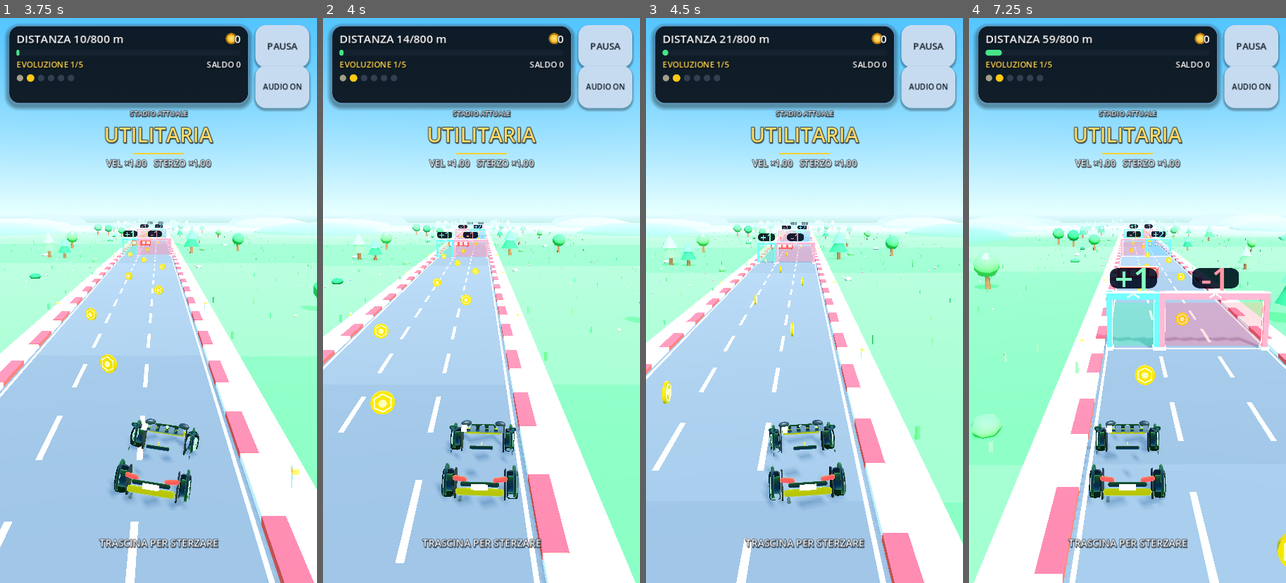
Above: before the commit, frames 1-4 (left to right).
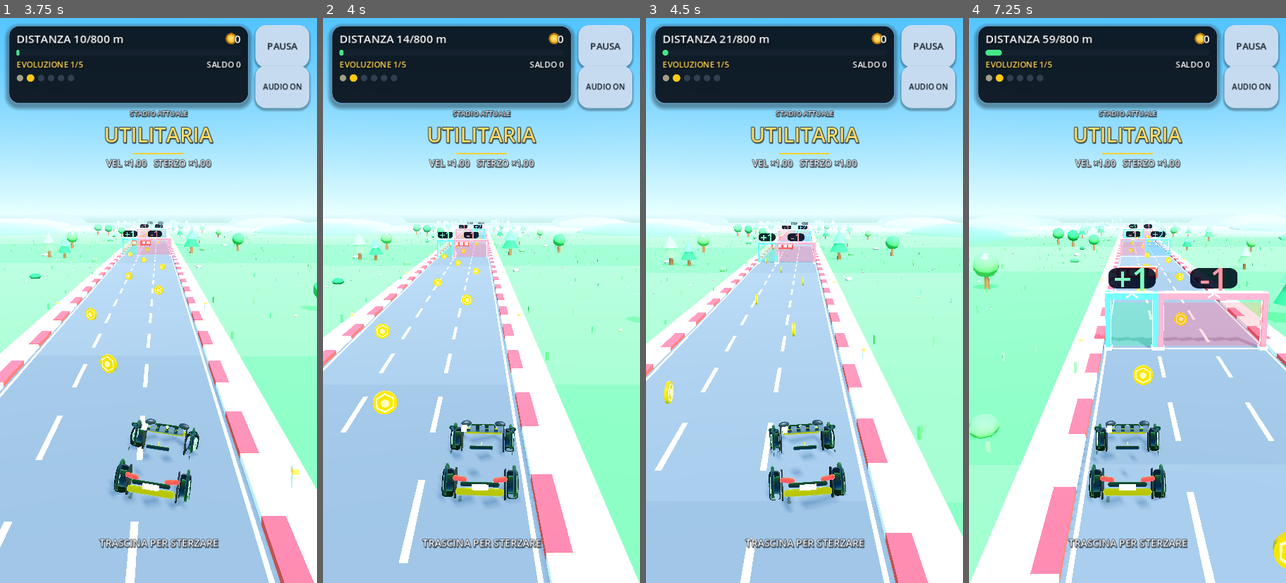
Above: after the commit, the same moments.

Repository: wraixxfn-create/GiocoMobile
Game: Godot game, scene res://scenes/Main.tscn
The game is run twice, just before and just after one commit, with the same random seed, the same clock (stepped at 60 frames per second) and the same inputs.
Inputs (mouse positions are in pixels of both pictures, inside the frame that each line leads up to):
- Up to frame 1 (3.75 s): click "GIOCA" at 0.5 s; click "AUDIO ON" at 1.25 s; tap Enter at 2 s; move the mouse to (228, 272) at 2.02 s; hold Right (ui_right) 2.03-2.75 s; tap 1 at 2.1 s; click (228, 272) at 2.17 s; tap Space at 2.75 s; drag from (95, 328) to (142, 413) at 2.77 s; move the mouse to (190, 176) at 3.52 s; hold Right (ui_right) from 3.53 s (still down); tap 3 at 3.6 s
- Up to frame 2 (4 s): keep holding Right (ui_right)
- Up to frame 3 (4.5 s): release Right (ui_right) at 4.25 s; drag from (788, 413) to (709, 215) at 4.27 s
- Up to frame 4 (7.25 s): move the mouse to (1222, 385) at 5.02 s; hold Left (ui_left) 5.03-5.75 s; tap 5 at 5.1 s; drag from (1032, 215) to (1079, 159) at 5.77 s; move the mouse to (1143, 300) at 6.52 s; hold Left (ui_left) from 6.53 s (still down); tap R at 6.6 s; click (1143, 300) at 6.67 s

Frame 1 is identical in both runs. In frame 2, 3.8% of the frame differs, in the area x 0-100%, y 35-100%; in frame 3, 3.7%; in frame 4, 4.5%.

Commit message:
fix(track): limiti laterali prudenti e niente attraversamenti su teletrasporto
Co-authored-by: arena-agent <297053741+arena-agent@users.noreply.github.com>

Diff:
--- a/scripts/core/GameConfig.gd
+++ b/scripts/core/GameConfig.gd
@@ -13,6 +13,11 @@
 const SEGMENT_COUNT: int = 10
 
 # -------------------------------------------------------------------- Car ---
+## Spostamenti dell'auto oltre questo limite (in un solo passo) sono trattati
+## come teletrasporti (test, reset, debug) e non generano attraversamenti di
+## cancelli: in gioco reale l'auto avanza al massimo di ~1 m per passo fisico.
+const GATE_TELEPORT_LIMIT: float = 8.0
+
 ## Ingombro dell'auto (le ruote sono la parte più larga, la carrozzeria la più lunga).
 const CAR_HALF_WIDTH: float = 0.86
 const CAR_HALF_LENGTH: float = 1.73
--- a/scripts/player/CarController.gd
+++ b/scripts/player/CarController.gd
@@ -331,9 +331,15 @@
 ## Limite laterale derivato dall'ingombro reale dell'auto ruotata al massimo.
 ## In questo modo nemmeno gli angoli della carrozzeria possono superare il bordo.
 ## L'ingombro è quello dello stadio corrente: le auto evolute sono più lunghe.
+## Limite laterale prudente: usa l'ingombro più largo tra quello dello stadio
+## corrente e la costante di progetto. Così nessuno stadio (anche il più largo)
+## può sporgere oltre il cordolo, qualunque sia il modello in uso.
 func _recalculate_lateral_limit() -> void:
 	var profile := evolution_profile()
-	var half_extent := profile.lateral_half_extent(GameConfig.CAR_MAX_STEER_YAW)
+	var half_width := maxf(profile.half_width, GameConfig.CAR_HALF_WIDTH)
+	var half_length := maxf(profile.half_length, GameConfig.CAR_HALF_LENGTH)
+	var half_extent := half_width * cos(GameConfig.CAR_MAX_STEER_YAW) \
+		+ half_length * sin(GameConfig.CAR_MAX_STEER_YAW)
 	lateral_limit = maxf(
 		GameConfig.TRACK_WIDTH * 0.5 - half_extent - GameConfig.CAR_EDGE_MARGIN,
 		0.0,
--- a/scripts/track/GateManager.gd
+++ b/scripts/track/GateManager.gd
@@ -62,8 +62,24 @@
 	if _game_manager != null and _game_manager.state != GameManager.State.PLAYING:
 		return
 
+	# Un salto di posizione (reset, teletrasporto dei test, debug) non è un
+	# attraversamento: senza questo filtro un solo campione potrebbe "passare"
+	# attraverso più cancelli e applicare effetti mai scelti dal giocatore.
+	if not _is_continuous_step(previous_position, current_position):
+		_recycle_rows(current_position.z)
+		return
+
 	_detect_crossings(previous_position, current_position)
 	_recycle_rows(current_position.z)
+
+
+## True se lo spostamento tra i due campioni è compatibile con la guida reale.
+func _is_continuous_step(previous_position: Vector3, current_position: Vector3) -> bool:
+	var planar_delta := Vector2(
+		current_position.x - previous_position.x,
+		current_position.z - previous_position.z,
+	)
+	return planar_delta.length() <= GameConfig.GATE_TELEPORT_LIMIT
 
 
 ## Ricrea le file all'inizio della pista e azzera la sequenza dei cancelli.
--- a/tools/InspectScene.gd
+++ b/tools/InspectScene.gd
@@ -68,6 +68,18 @@
 					var arrays := mi.mesh.surface_get_arrays(s)
 					tris += (arrays[Mesh.ARRAY_INDEX] as PackedInt32Array).size() / 3 if arrays[Mesh.ARRAY_INDEX] != null else 0
 		print("CAR_MESHES=%d empty=%d tris=%d" % [meshes, empty, tris])
+	print("--- CAR TREE ---")
+	for node in car.find_children("*", "Node3D", true, false):
+		var n3 := node as Node3D
+		var extra := ""
+		if node is MeshInstance3D:
+			var mi := node as MeshInstance3D
+			var aabb := mi.get_aabb()
+			var global_aabb := mi.global_transform * aabb
+			extra = " mesh=%s aabb_pos=%s aabb_size=%s" % [
+				mi.mesh.get_class() if mi.mesh != null else "null",
+				global_aabb.position, global_aabb.size]
+		print("  ", car.get_path_to(n3), " pos=", n3.global_position, extra)
 	var scenery := main.get_node_or_null("Scenery")
 	print("SCENERY=", scenery)
 	get_tree().quit(0)
Binary file added: docs/screenshots/_tmp/car_zoom.png
